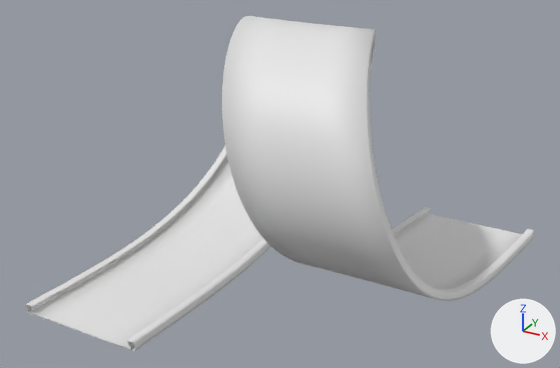
One commit to the FBX model Assets/Prefabs/Pistas/Looping.fbx: the scene before it, then after it.
Camera for both pictures: a 50 mm lens placed at (34.6, -68.0, 44.2), pointed at (-1.6, -2.2, 11.3). The axes (+X, +Y, +Z) are drawn at lower right. The lights are the same throughout. Where no turn or scale is listed for an object, it has been applied to the vertices.

The older version as bpy lines, for what is in view:
```python
me_plane_008 = bpy.data.meshes.new('Plane.008')
me_plane_008.from_pydata(...)  # 8400 vertices, 8320 faces; spans x -21.0..21.0, y -21.0..21.0, z 0.0..27.8
ob_looping = bpy.data.objects.new('Looping', me_plane_008)
ob_looping.location = (0.0, 0.0, 0.0)
```
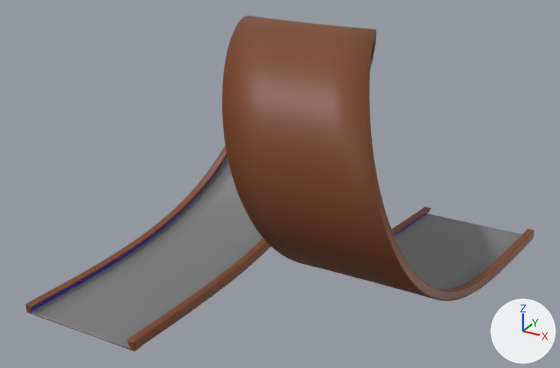
Where the change shows, as pixel boxes (x1, y1, x2, y2) in the pictures (560 x 368 px):
part 1 of me_plane_008, built on
    before: (28, 33, 534, 349)
    after: (26, 29, 534, 351)
part 2 of me_plane_008, recoloured (white to grey)
    both: (33, 157, 521, 346)
part 3 of me_plane_008, recoloured (white to brown)
    both: (32, 16, 533, 342)
part 4 of me_plane_008, recoloured
    both: (30, 161, 427, 312)

Edits to the bpy script that builds the scene:
```text
Add mat_metal:
    mat_metal = principled_material('Metal')
    mat_metal.base_color = (0.197, 0.0562, 0.0156)  # brown #7b4322
Add mat_asfalto:
    mat_asfalto = principled_material('Asfalto')
    mat_asfalto.base_color = (0.203, 0.203, 0.203)  # grey #7c7c7c
Add mat_reflejo:
    mat_reflejo = principled_material('Reflejo')
    mat_reflejo.base_color = (0.0, 0.0334, 0.801)  # blue #0033e7
Change me_plane_008:
    used by ob_looping; location = (0.0, 0.0, 0.0)
    remove me_plane_008.from_pydata(...)  # 8400 vertices, 8320 faces; spans x -21.0..21.0, y -21.0..21.0, z 0.0..27.8
    add me_plane_008.from_pydata(...)  # 11106 vertices, 11104 faces; spans x -21.0..21.0, y -21.0..21.0, z 0.0..27.8
    me_plane_008 part 1: 385 vertices moved within x -21.0..21.0, y -21.0..21.0, z 0.0..27.3; 54 vertices removed from x -21.0..16.7, y -20.4..11.6, z 0.2..26.6; 2760 vertices added at x -21.0..21.0, y -21.0..21.0, z 0.0..27.7
    me_plane_008 part 2: 410 faces spanning x -20.5..20.5, y -21.0..20.8, z 0.1..27.7 switch from no material to mat_asfalto (grey #7c7c7c)
    me_plane_008 part 3: 5215 faces spanning x -21.0..21.0, y -21.0..21.0, z 0.0..27.8 switch from no material to mat_metal (brown #7b4322)
    me_plane_008 part 4: 1638 faces spanning x -20.5..20.5, y -21.0..21.0, z 0.1..27.7 switch from no material to mat_reflejo (blue #0033e7)
```
